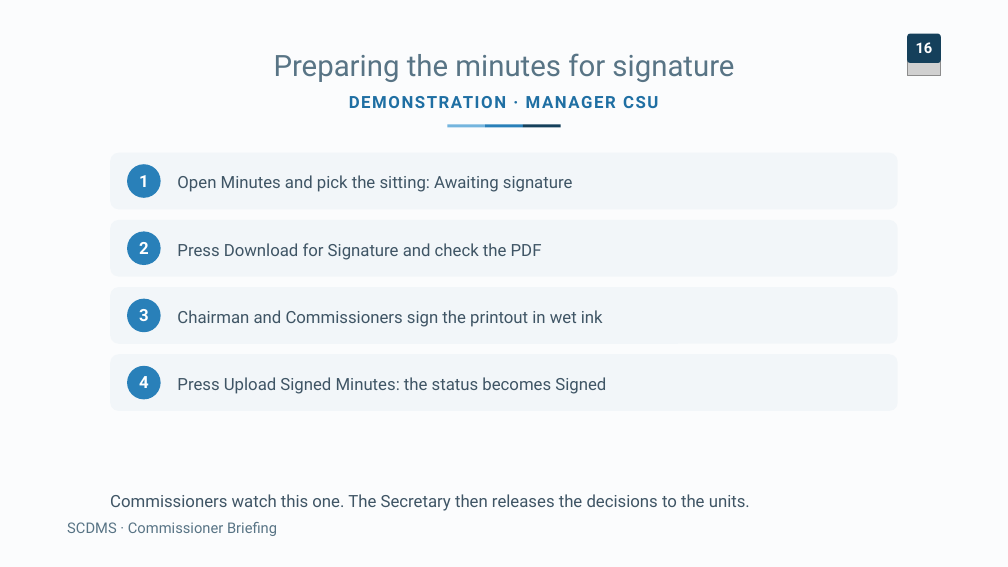
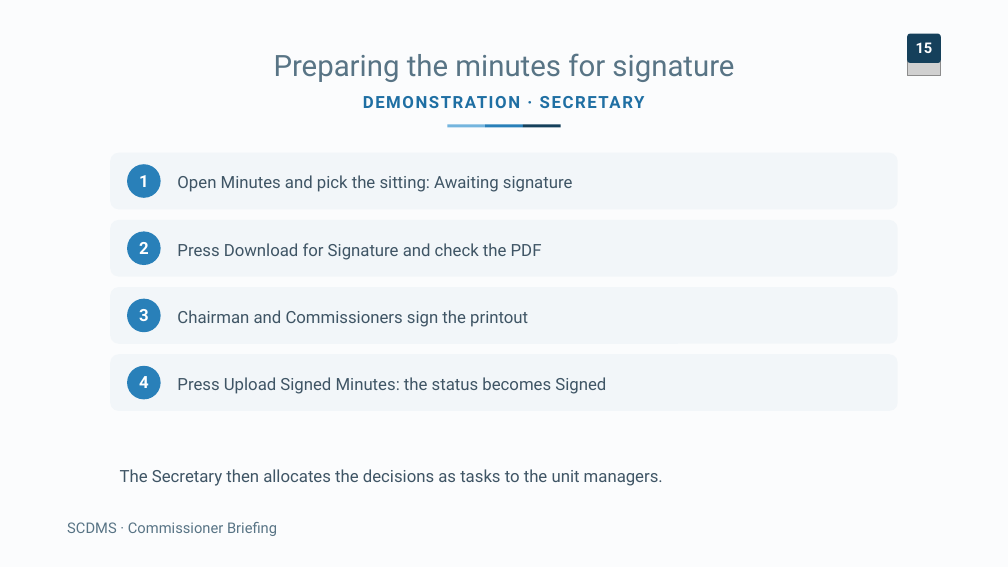
Before and after one commit to Innovation-and-Policy-Development-Unit/commissionDecisionApp_v1.0, a slide deck: slide 15 of docs/training/SCDMS_Commissioner_Briefing.pptx (slide 16 before the commit). Drawn at 1008x567 pixels with LibreOffice and Linux fonts; fonts in the diff are those of the drawing; grey boxes stand for pictures. Boxes give left, top, right and bottom in pixels: in the first picture for what was removed or moved away, otherwise in the second. Text is boxed around its words. In the diff, an @@ line names an element or a change of style, - is before the commit and + after.

```diff
--- a/docs/training/SCDMS_Commissioner_Briefing.pptx
+++ b/docs/training/SCDMS_Commissioner_Briefing.pptx
@@ text at (363,96,520,108): text changed @@
-DEMONSTRATION · MANAGER CSU
+DEMONSTRATION · SECRETARY
@@ text at (177,310,528,327): text changed @@
-Chairman and Commissioners sign the printout in wet ink
+Chairman and Commissioners sign the printout
@@ text at (120,469,663,486): text changed @@
-Commissioners watch this one. The Secretary then releases the decisions to the units.
+The Secretary then allocates the decisions as tasks to the unit managers.
```
Also in this commit, not shown: 7 other slides changed, 1 slide removed, 9 other files.
